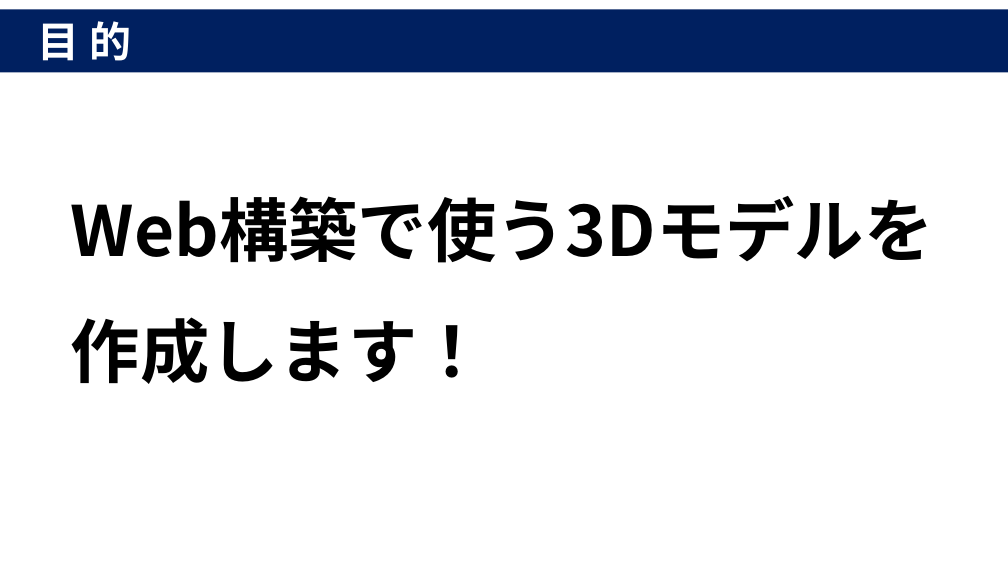
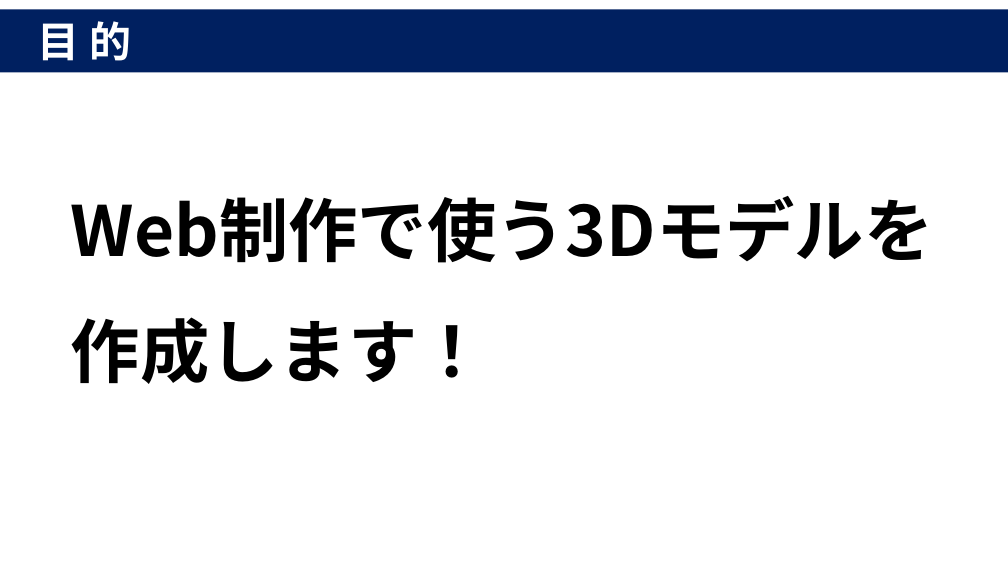
Before and after one commit to nabe-daisuki/hello-nabe, a slide deck: slide 2 of prezentation/プレゼン資料.pptx. Drawn at 1008x567 pixels with LibreOffice and Linux fonts; fonts in the diff are those of the drawing. Boxes give left, top, right and bottom in pixels: in the first picture for what was removed or moved away, otherwise in the second. Text is boxed around its words. In the diff, an @@ line names an element or a change of style, - is before the commit and + after.

```diff
--- a/prezentation/プレゼン資料.pptx
+++ b/prezentation/プレゼン資料.pptx
@@ text at (x1=71, y1=196, x2=933, y2=263): text changed @@
-Web構築で使う3Dモデルを
+Web制作で使う3Dモデルを
```
Also in this commit, not shown: 4 other slides changed, 14 slides added, 32 other files.
